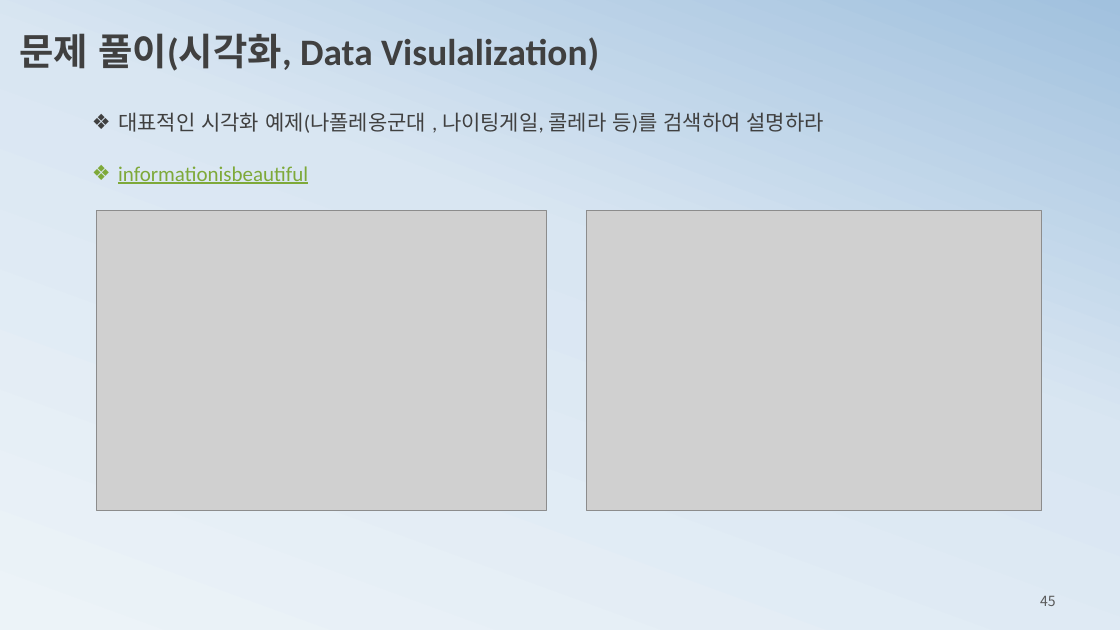
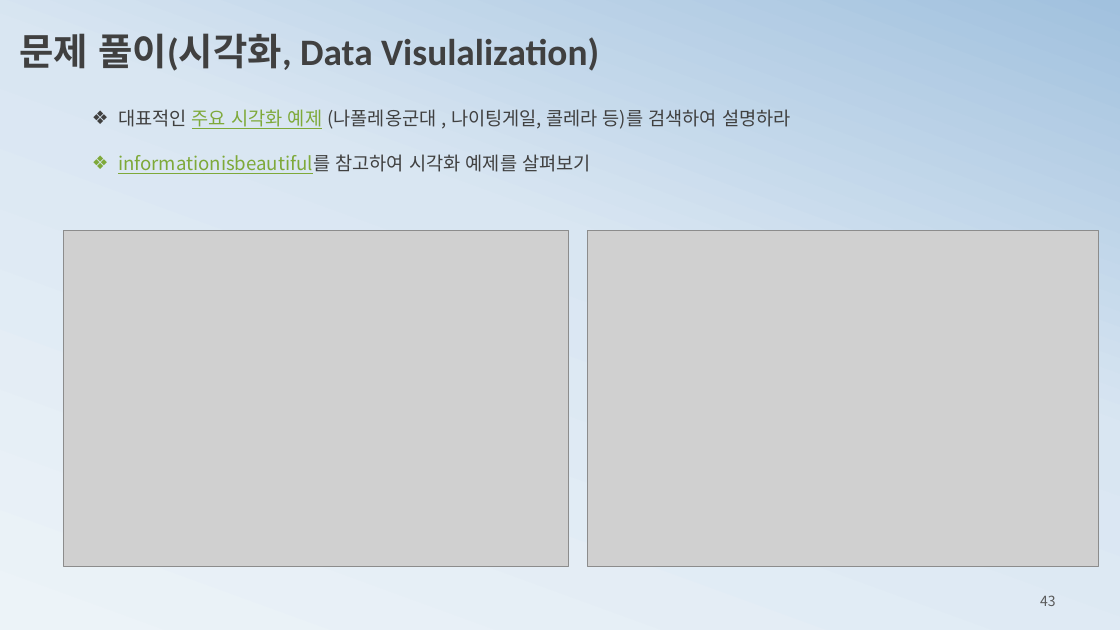
Before and after one commit to ancestor9/mathematics-for-machine-learning, a slide deck: slide 43 of 1_statistics for machine learning.pptx (slide 45 before the commit). Drawn at 1120x630 pixels with LibreOffice and Linux fonts; fonts in the diff are those of the drawing; grey boxes stand for pictures. Boxes give left, top, right and bottom in pixels: in the first picture for what was removed or moved away, otherwise in the second. Text is boxed around its words. In the diff, an @@ line names an element or a change of style, - is before the commit and + after.

```diff
--- a/1_statistics for machine learning.pptx
+++ b/1_statistics for machine learning.pptx
@@ text at [118,109,791,174]: text changed; size 18 to 16 pt; font Calibri to Noto Sans CJK KR @@
-❖ 대표적인 시각화 예제(나폴레옹군대 , 나이팅게일, 콜레라 등)를 검색하여 설명하라
-❖ informationisbeautiful
+❖ 대표적인 주요 시각화 예제 (나폴레옹군대 , 나이팅게일, 콜레라 등)를 검색하여 설명하라
+❖ informationisbeautiful를 참고하여 시각화 예제를 살펴보기
@@ picture: place and size @@
-picture at [97,211,546,511]
+picture at [64,230,569,566]
@@ picture: place and size @@
-picture at [586,211,1042,511]
+picture at [587,230,1098,566]
@@ page number at [1040,595,1056,606]: text changed @@
-45
+43
```
Also in this commit, not shown: 18 other slides changed, 5 slides added, 2 slides removed.
